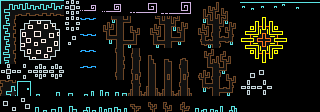
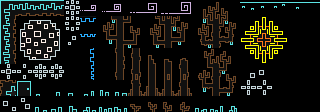
Revision of a layered 320px x 112px image; what changed, layer by layer:
painted on "Pasted Layer" over [18, 16, 96, 96]
